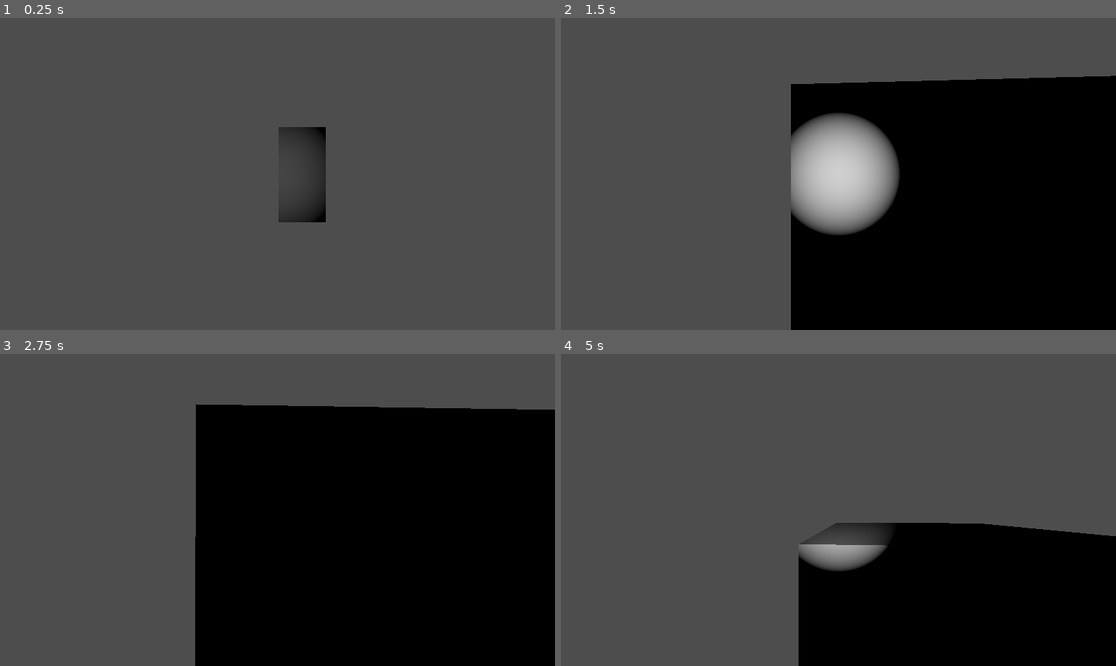
Above: before the commit, frames 1-4 (two rows, left to right).
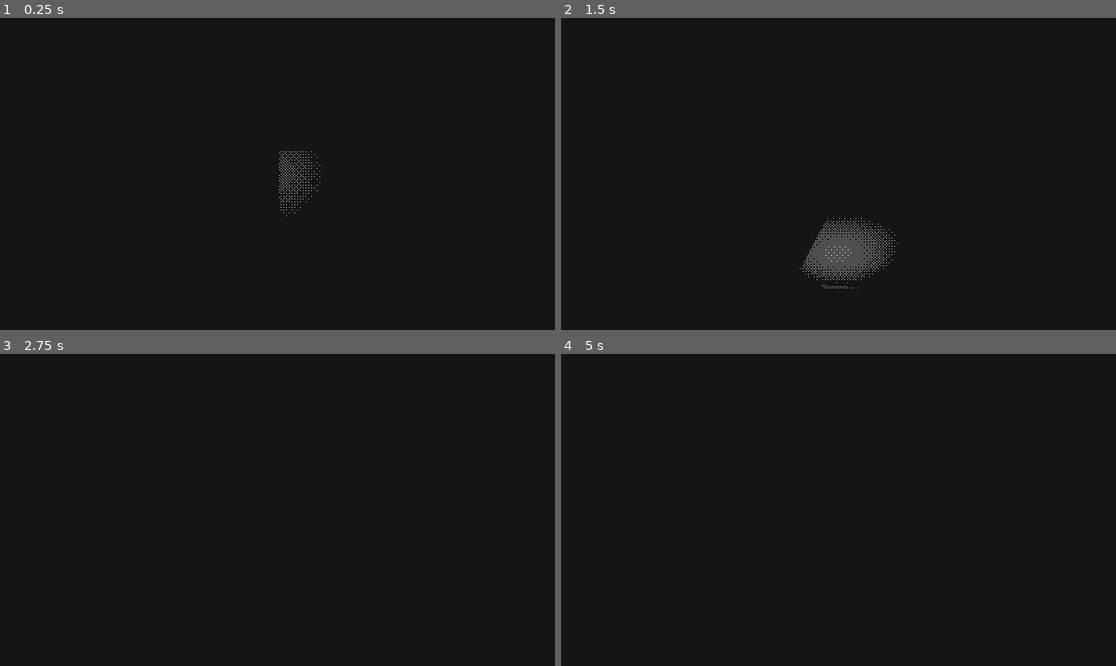
Above: after the commit, the same moments.

Repository: Tyrannicodin/1-bit
Game: Godot game, scene res://scenes/basic_3d.tscn
The game is run twice, just before and just after one commit, with the same random seed, the same clock (stepped at 60 frames per second) and the same inputs.
Inputs (mouse positions are in pixels of both pictures, inside the frame that each line leads up to):
- Up to frame 1 (0.25 s): no input
- Up to frame 2 (1.5 s): tap Enter at 0.5 s; move the mouse to (866, 174) at 0.52 s; hold W (forward) from 0.53 s (still down); tap E (torch) at 0.6, 1.35 s; tap Space (jump) at 0.77 s; move the mouse to (810, 174) at 1.27 s
- Up to frame 3 (2.75 s): keep holding W (forward); tap Space (jump) at 1.52, 2 s; move the mouse to (288, 503) at 2.02 s; tap E (torch) at 2.1 s
- Up to frame 4 (5 s): keep holding W (forward); move the mouse to (832, 516) at 2.77 s; tap E (torch) at 2.85, 3.6, 4.35 s; tap Space (jump) at 3.02, 3.77, 4.52 s; move the mouse to (877, 513) at 3.52 s; tap Enter at 4.25 s; move the mouse to (794, 506) at 4.27 s

The runs differ from the first frame. In frame 1, 99% of the frame differs, in the area x 0-100%, y 0-100%; in frame 2, 60%; in frame 3, 46%; in frame 4, 76%.

Commit message:
Add basic lamp and dithering shaders

Diff:
--- /dev/null
+++ b/assets/dithering.gdshader
@@ -0,0 +1,77 @@
+/*
+This shader is under MIT license. Feel free to use, improve and
+change this shader according to your needs and consider sharing
+the modified result to godotshaders.com.
+*/
+
+shader_type canvas_item;
+
+uniform sampler2D u_dither_tex : repeat_enable;
+uniform sampler2D u_color_tex;
+
+uniform int u_bit_depth;
+uniform float u_contrast;
+uniform float u_offset;
+uniform int u_dither_size;
+
+uniform sampler2D screen_texture : hint_screen_texture, repeat_disable, filter_nearest;
+
+void fragment() {
+	// sample the screen texture at the desired output resolution (according to u_dither_size)
+	// this will effectively pixelate the resulting output
+	vec2 screen_size = vec2(textureSize(screen_texture, 0)) / float(u_dither_size);
+	vec2 screen_sample_uv = floor(UV * screen_size) / screen_size;
+	vec3 screen_col = texture(screen_texture, screen_sample_uv).rgb;
+
+	// calculate pixel luminosity (https://stackoverflow.com/questions/596216/formula-to-determine-brightness-of-rgb-color)
+	float lum = (screen_col.r * 0.299) + (screen_col.g * 0.587) + (screen_col.b * 0.114);
+
+	// adjust with contrast and offset parameters
+	float contrast = u_contrast;
+	lum = (lum - 0.5 + u_offset) * contrast + 0.5;
+	lum = clamp(lum, 0.0, 1.0);
+
+	// reduce luminosity bit depth to give a more banded visual if desired
+	float bits = float(u_bit_depth);
+	lum = floor(lum * bits) / bits;
+
+	// to support multicolour palettes, we want to dither between the two colours on the palette
+	// which are adjacent to the current pixel luminosity.
+	// to do this, we need to determine which 'band' lum falls into, calculate the upper and lower
+	// bound of that band, then later we will use the dither texture to pick either the upper or
+	// lower colour.
+
+	// get the palette texture size mapped so it is 1px high (so the x value however many colour bands there are)
+	ivec2 col_size = textureSize(u_color_tex, 0);
+	col_size /= col_size.y;
+
+	float col_x = float(col_size.x) - 1.0; // colour boundaries is 1 less than the number of colour bands
+	float col_texel_size = 1.0 / col_x; // the size of one colour boundary
+
+	lum = max(lum - 0.00001, 0.0); // makes sure our floor calculation below behaves when lum == 1.0
+	float lum_lower = floor(lum * col_x) * col_texel_size;
+	float lum_upper = (floor(lum * col_x) + 1.0) * col_texel_size;
+	float lum_scaled = lum * col_x - floor(lum * col_x); // calculates where lum lies between the upper and lower bound
+
+	// map the dither texture onto the screen. there are better ways of doing this that makes the dither pattern 'stick'
+	// with objects in the 3D world, instead of being mapped onto the screen. see lucas pope's details posts on how he
+	// achieved this in Obra Dinn: https://forums.tigsource.com/index.php?topic=40832.msg1363742#msg1363742
+	ivec2 noise_size = textureSize(u_dither_tex, 0);
+	vec2 inv_noise_size = vec2(1.0 / float(noise_size.x), 1.0 / float(noise_size.y));
+	vec2 noise_uv = UV * inv_noise_size * vec2(float(screen_size.x), float(screen_size.y));
+	float threshold = texture(u_dither_tex, noise_uv).r;
+
+	// adjust the dither slightly so min and max aren't quite at 0.0 and 1.0
+	// otherwise we wouldn't get fullly dark and fully light dither patterns at lum 0.0 and 1.0
+	threshold = threshold * 0.99 + 0.005;
+
+	// the lower lum_scaled is, the fewer pixels will be below the dither threshold,
+	// and thus will use the lower bound colour, and vice-versa
+	float ramp_val = lum_scaled < threshold ? 0.0f : 1.0f;
+	// sample at the lower bound colour if ramp_val is 0.0, upper bound colour if 1.0
+	float col_sample = mix(lum_lower, lum_upper, ramp_val);
+	vec3 final_col = texture(u_color_tex, vec2(col_sample, 0.5)).rgb;
+
+	// return the final colour!
+	COLOR.rgb = final_col;
+}
--- /dev/null
+++ b/assets/dithering_material.tres
@@ -0,0 +1,14 @@
+[gd_resource type="ShaderMaterial" load_steps=4 format=3 uid="uid://dyc4fe2tge02t"]
+
+[ext_resource type="Shader" path="res://assets/dithering.gdshader" id="1_vm16e"]
+[ext_resource type="Texture2D" uid="uid://n85ohutwfk0a" path="res://assets/dithering_palette.png" id="2_fg711"]
+[ext_resource type="Texture2D" uid="uid://dir4serjsy52l" path="res://assets/dithering_pattern.png" id="3_4fu3g"]
+
+[resource]
+shader = ExtResource("1_vm16e")
+shader_parameter/u_bit_depth = 32
+shader_parameter/u_contrast = 2.4
+shader_parameter/u_offset = null
+shader_parameter/u_dither_size = 1
+shader_parameter/u_dither_tex = ExtResource("3_4fu3g")
+shader_parameter/u_color_tex = ExtResource("2_fg711")
--- a/project.godot
+++ b/project.godot
@@ -19,6 +19,10 @@
 [dotnet]
 
 project/assembly_name="1-bit-2023-08"
+
+[filesystem]
+
+import/blender/enabled=false
 
 [input]
 
--- a/scenes/basic_3d.tscn
+++ b/scenes/basic_3d.tscn
@@ -1,8 +1,16 @@
-[gd_scene load_steps=6 format=3 uid="uid://ig0yppnykg65"]
+[gd_scene load_steps=15 format=3 uid="uid://ig0yppnykg65"]
 
+[ext_resource type="Material" uid="uid://dyc4fe2tge02t" path="res://assets/dithering_material.tres" id="1_m1oew"]
 [ext_resource type="Script" path="res://scripts/character.gd" id="1_wpq5s"]
+[ext_resource type="Shader" path="res://assets/dithering.gdshader" id="2_xjyhi"]
+[ext_resource type="Texture2D" uid="uid://n85ohutwfk0a" path="res://assets/dithering_palette.png" id="3_h3u60"]
+[ext_resource type="Texture2D" uid="uid://dir4serjsy52l" path="res://assets/dithering_pattern.png" id="4_rsn4q"]
+[ext_resource type="ArrayMesh" uid="uid://dsrex7jpfrvy4" path="res://assets/models/table.obj" id="6_v3bm1"]
 
 [sub_resource type="WorldBoundaryShape3D" id="WorldBoundaryShape3D_p8jub"]
+
+[sub_resource type="PlaneMesh" id="PlaneMesh_7jl0e"]
+size = Vector2(25, 25)
 
 [sub_resource type="CapsuleShape3D" id="CapsuleShape3D_unbty"]
 
@@ -12,6 +20,25 @@
 [sub_resource type="BoxMesh" id="BoxMesh_bvebu"]
 size = Vector3(1, 2, 1)
 
+[sub_resource type="Sky" id="Sky_n1d8p"]
+sky_material = ExtResource("1_m1oew")
+
+[sub_resource type="Environment" id="Environment_c75c4"]
+background_color = Color(0.0941176, 0.0941176, 0.0941176, 1)
+background_energy_multiplier = 0.0
+sky = SubResource("Sky_n1d8p")
+fog_enabled = true
+fog_light_energy = 0.01
+
+[sub_resource type="ShaderMaterial" id="ShaderMaterial_vfeo1"]
+shader = ExtResource("2_xjyhi")
+shader_parameter/u_bit_depth = 32
+shader_parameter/u_contrast = 2.6
+shader_parameter/u_offset = null
+shader_parameter/u_dither_size = 1
+shader_parameter/u_dither_tex = ExtResource("4_rsn4q")
+shader_parameter/u_color_tex = ExtResource("3_h3u60")
+
 [node name="Node3D" type="Node3D"]
 
 [node name="StaticBody3D" type="StaticBody3D" parent="."]
@@ -19,15 +46,20 @@
 [node name="CollisionShape3D" type="CollisionShape3D" parent="StaticBody3D"]
 shape = SubResource("WorldBoundaryShape3D_p8jub")
 
+[node name="MeshInstance3D" type="MeshInstance3D" parent="StaticBody3D"]
+mesh = SubResource("PlaneMesh_7jl0e")
+
 [node name="CharacterBody3D" type="CharacterBody3D" parent="."]
 transform = Transform3D(1, 0, 0, 0, 1, 0, 0, 0, 1, 0, 1.26885, 0)
 script = ExtResource("1_wpq5s")
 
 [node name="Camera" type="Camera3D" parent="CharacterBody3D"]
+transform = Transform3D(1, 0, 0, 0, 1, 0, 0, 0, 1, 0, 0.5, 0)
 
 [node name="Torch" type="SpotLight3D" parent="CharacterBody3D/Camera"]
-spot_range = 7.56683
-spot_angle = 16.875
+light_energy = 2.0
+spot_range = 7.16587
+spot_angle = 31.1121
 
 [node name="CollisionShape3D" type="CollisionShape3D" parent="CharacterBody3D"]
 shape = SubResource("CapsuleShape3D_unbty")
@@ -40,3 +72,20 @@
 
 [node name="MeshInstance3D" type="MeshInstance3D" parent="RigidBody3D"]
 mesh = SubResource("BoxMesh_bvebu")
+
+[node name="WorldEnvironment" type="WorldEnvironment" parent="."]
+environment = SubResource("Environment_c75c4")
+
+[node name="CanvasLayer" type="CanvasLayer" parent="."]
+
+[node name="ColorRect" type="ColorRect" parent="CanvasLayer"]
+material = SubResource("ShaderMaterial_vfeo1")
+anchors_preset = 15
+anchor_right = 1.0
+anchor_bottom = 1.0
+grow_horizontal = 2
+grow_vertical = 2
+
+[node name="Table" type="MeshInstance3D" parent="."]
+transform = Transform3D(1, 0, 0, 0, 1, 0, 0, 0, 1, 2.89994, 0, -2.34775)
+mesh = ExtResource("6_v3bm1")
--- a/scripts/character.gd
+++ b/scripts/character.gd
@@ -4,6 +4,7 @@
 const SPEED = 5.0
 const JUMP_VELOCITY = 4.5
 
+@onready var torch_power = $Camera/Torch.light_energy
 @onready var camera = $Camera
 var mouse_captured = false
 
@@ -14,7 +15,7 @@
 	mouse_captured = true # Capture the mouse and remember it for later
 	Input.mouse_mode = Input.MOUSE_MODE_CAPTURED
 
-func _unhandled_input(event):
+func _input(event):
 	if event is InputEventMouseMotion:
 		if mouse_captured: # If the mouse is captured and gets moved, rotate the camera
 			rotate(Vector3(0, 1, 0), -event.relative.x * 0.001)
@@ -32,7 +33,7 @@
 		velocity.y = JUMP_VELOCITY
 
 	if Input.is_action_just_pressed("torch"):
-		$Camera/Torch.light_energy = 0 if $Camera/Torch.light_energy == 1 else 1
+		$Camera/Torch.light_energy = 0 if $Camera/Torch.light_energy == torch_power else torch_power
 
 	if Input.is_action_just_pressed("ui_cancel"):
 		if mouse_captured:
Binary file added: assets/dithering_palette.png
Not shown, added: assets/dithering_palette.png.import
Binary file added: assets/dithering_pattern.png
Not shown, added: assets/dithering_pattern.png.import
Binary file added: assets/models/body.png
Not shown, added: assets/models/body.png.import
Binary file added: assets/models/drawer.png
Not shown, added: assets/models/drawer.png.import
Binary file added: assets/models/lamp_base.png
Not shown, added: assets/models/lamp_base.png.import
Binary file added: assets/models/lamp_stem.png
Not shown, added: assets/models/lamp_stem.png.import
(and 7 more such lines)
